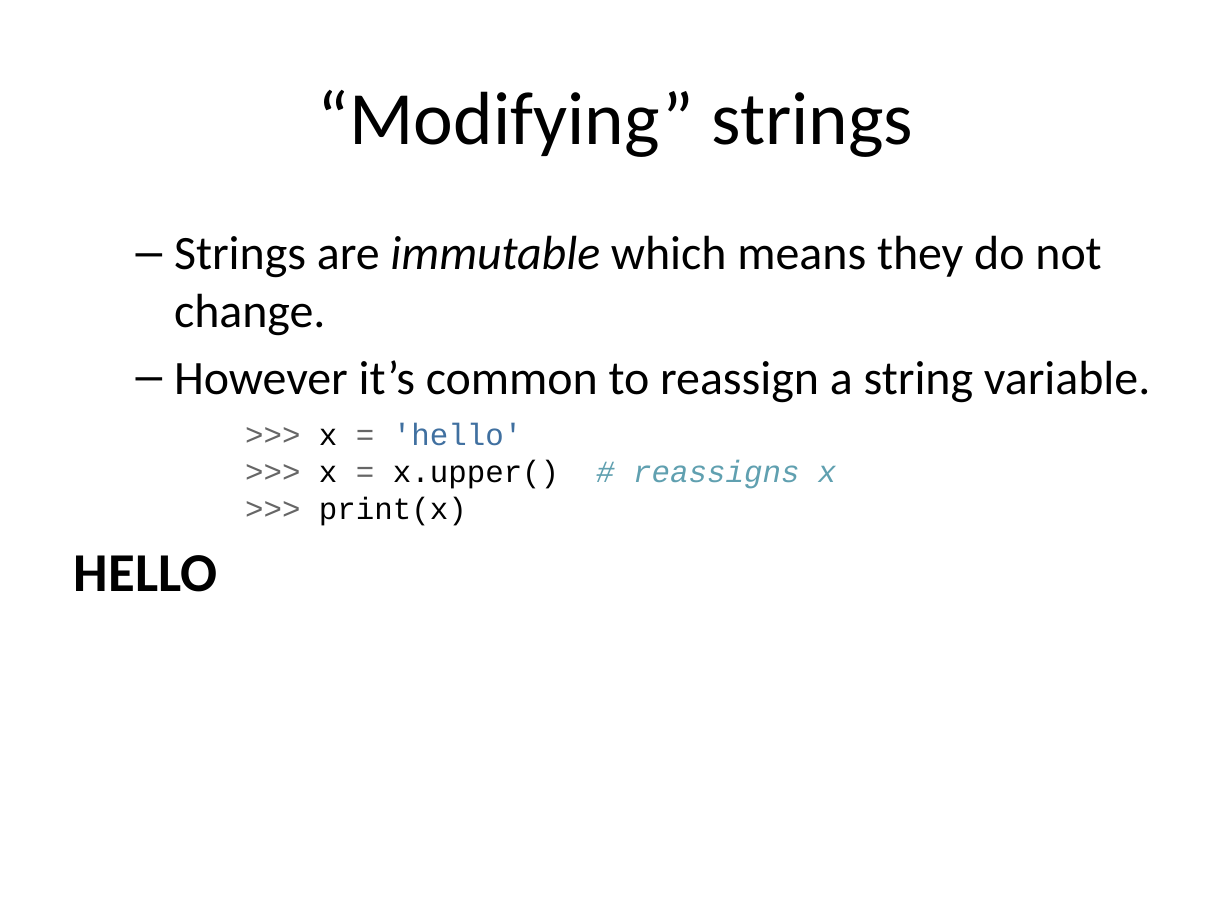
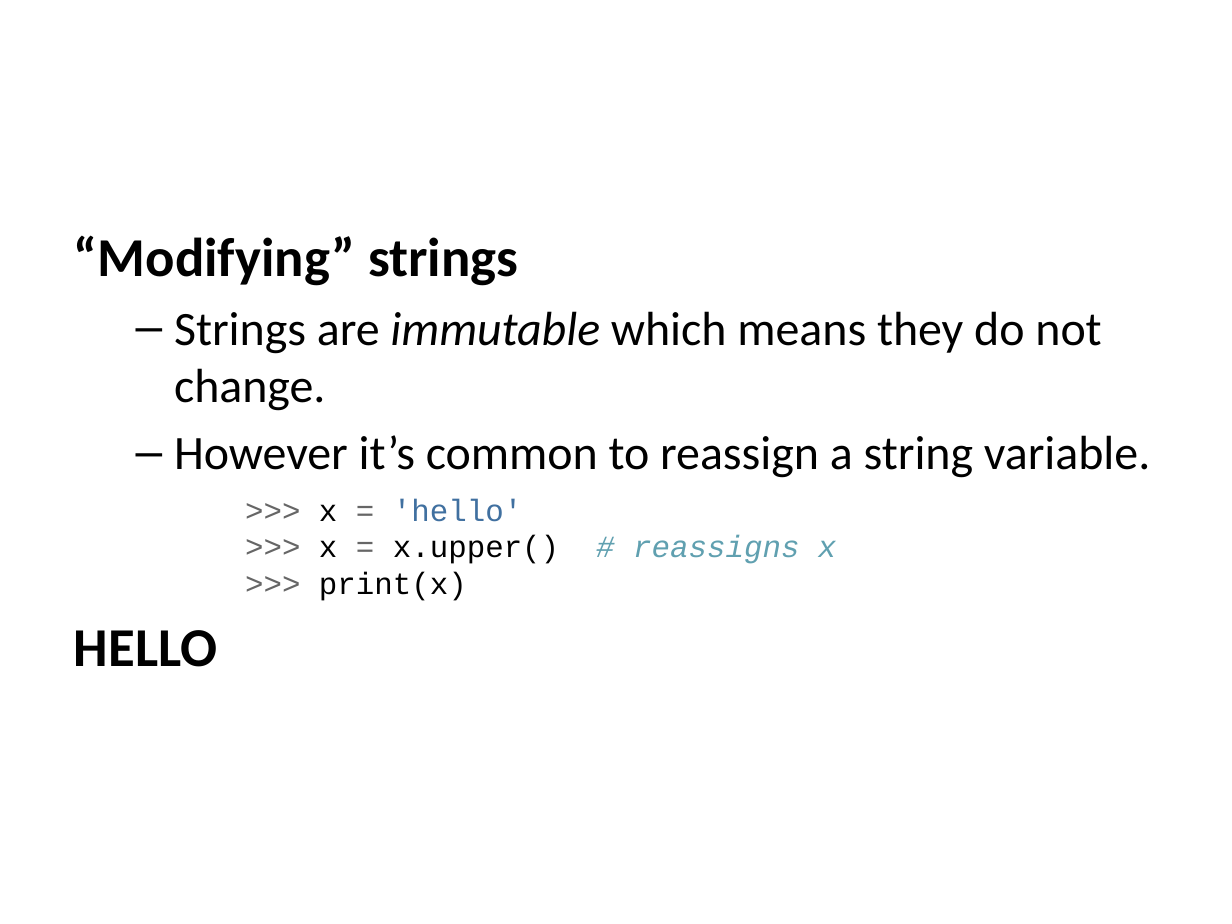
Before and after one commit to jwestgard/inst326, a slide deck: slide 11 of modules/module03/slides.pptx. Drawn at 1232x924 pixels with LibreOffice and Linux fonts; fonts in the diff are those of the drawing. Boxes give left, top, right and bottom in pixels: in the first picture for what was removed or moved away, otherwise in the second. Text is boxed around its words. In the diff, an @@ line names an element or a change of style, - is before the commit and + after.

```diff
--- a/modules/module03/slides.pptx
+++ b/modules/module03/slides.pptx
@@ title removed at (318, 90, 913, 157) @@
-“Modifying” strings
@@ text at (74, 235, 518, 286): paragraph added @@
+“Modifying” strings
```
Also in this commit, not shown: 25 other slides changed, 6 slides added, 1 slide removed, 25 other files.
